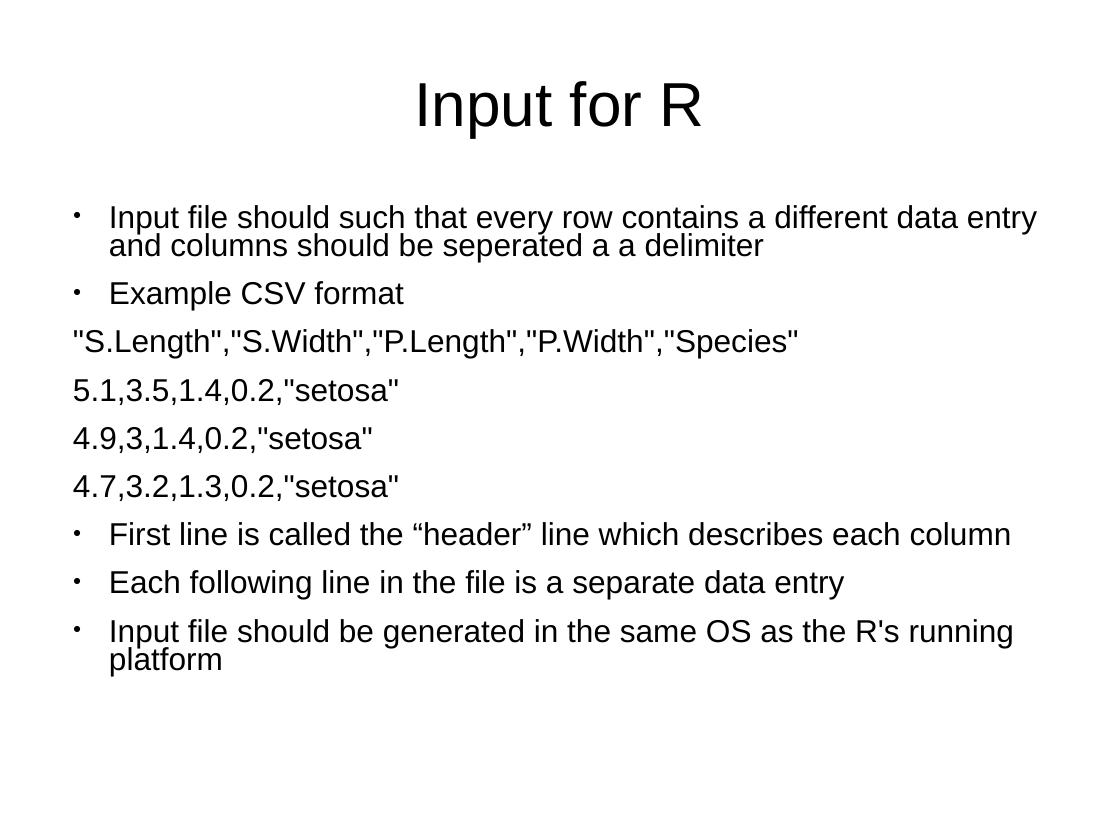
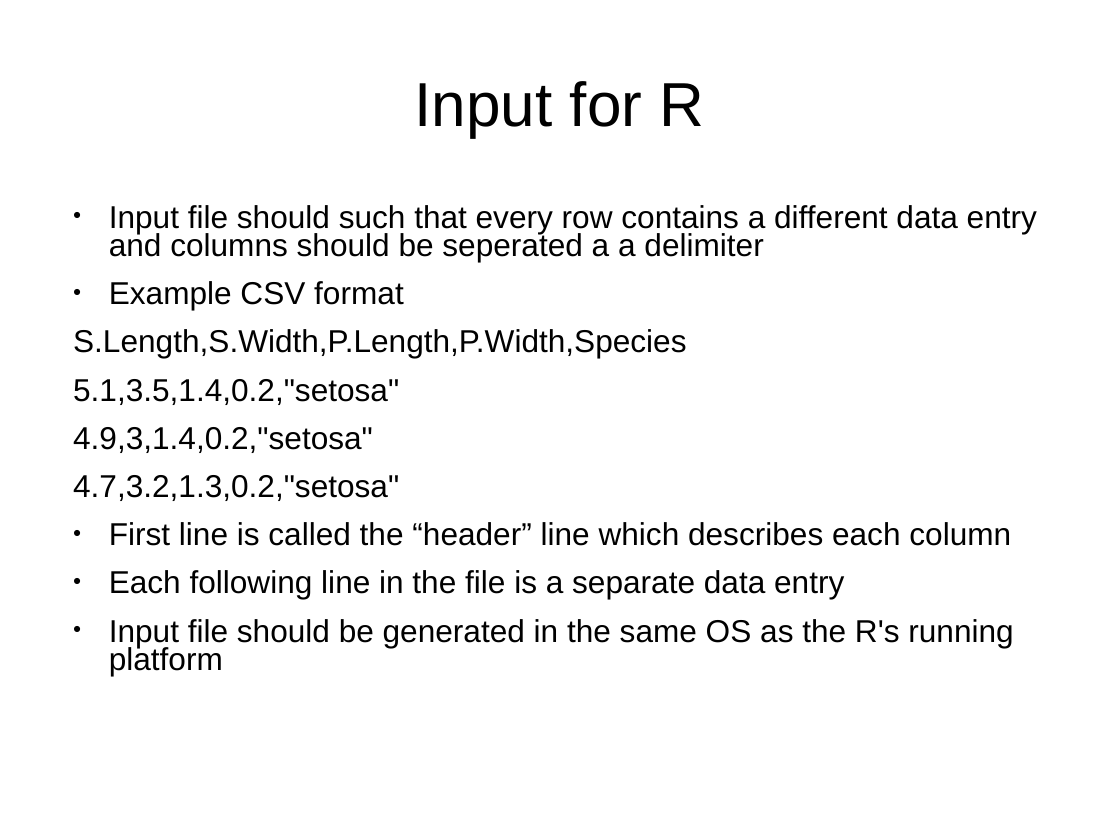
Before and after one commit to thkitapci/R_workshop_REU, a slide deck: slide 4 of R_workshop.ppt. Drawn at 1120x840 pixels with LibreOffice and Linux fonts; fonts in the diff are those of the drawing. Boxes give left, top, right and bottom in pixels: in the first picture for what was removed or moved away, otherwise in the second. Text is boxed around its words. In the diff, an @@ line names an element or a change of style, - is before the commit and + after.

```diff
--- a/R_workshop.ppt
+++ b/R_workshop.ppt
@@ text at bbox=[73, 329, 686, 358]: text changed @@
-"S.Length","S.Width","P.Length","P.Width","Species"
+S.Length,S.Width,P.Length,P.Width,Species
```
Also in this commit, not shown: 2 other slides changed, 2 other files.
